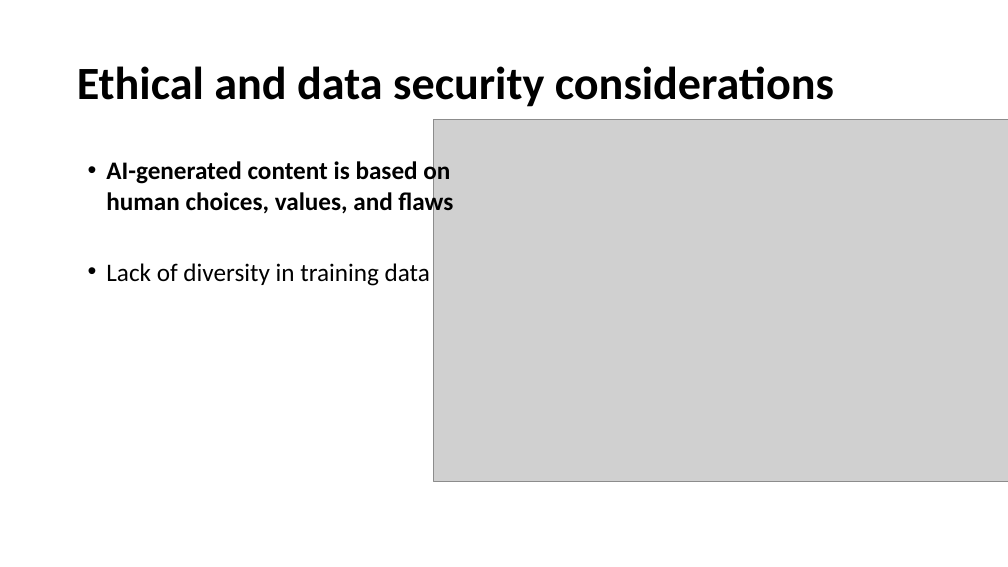
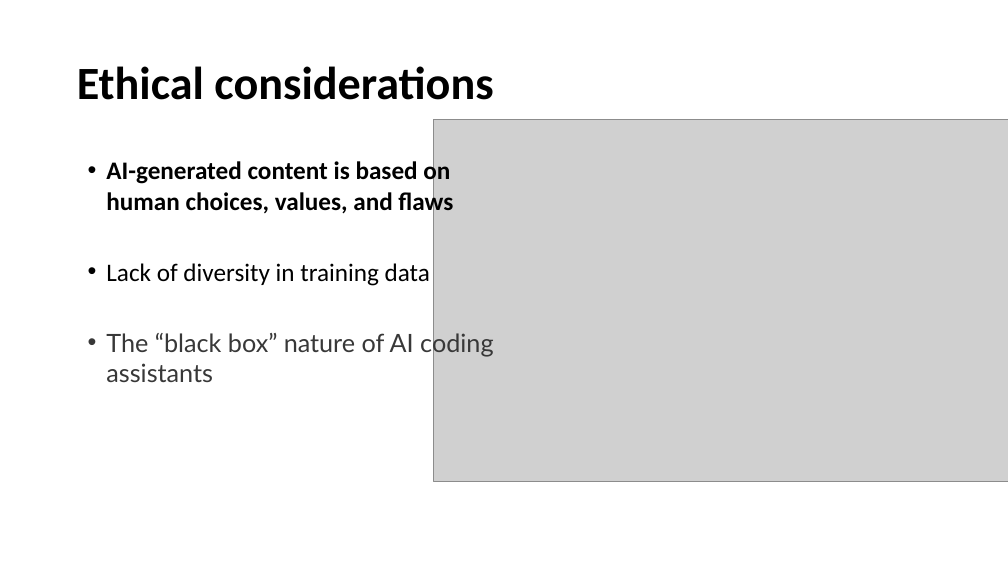
Before and after one commit to olgaminaeva/gen-ai-coding, a slide deck: slide 2 of instructors/episode3.pptx. Drawn at 1008x567 pixels with LibreOffice and Linux fonts; fonts in the diff are those of the drawing; grey boxes stand for pictures; background and template pictures are left out. Boxes give left, top, right and bottom in pixels: in the first picture for what was removed or moved away, otherwise in the second. Text is boxed around its words. In the diff, an @@ line names an element or a change of style, - is before the commit and + after.

```diff
--- a/instructors/episode3.pptx
+++ b/instructors/episode3.pptx
@@ title at (77,66,493,100): text changed @@
-Ethical and data security considerations
+Ethical considerations
@@ text at (106,330,493,382): paragraph added @@
+  • The “black box” nature of AI coding assistants
```
Also in this commit, not shown: 6 other slides changed, 1 slide added, 2 slides removed, 1 other file.
